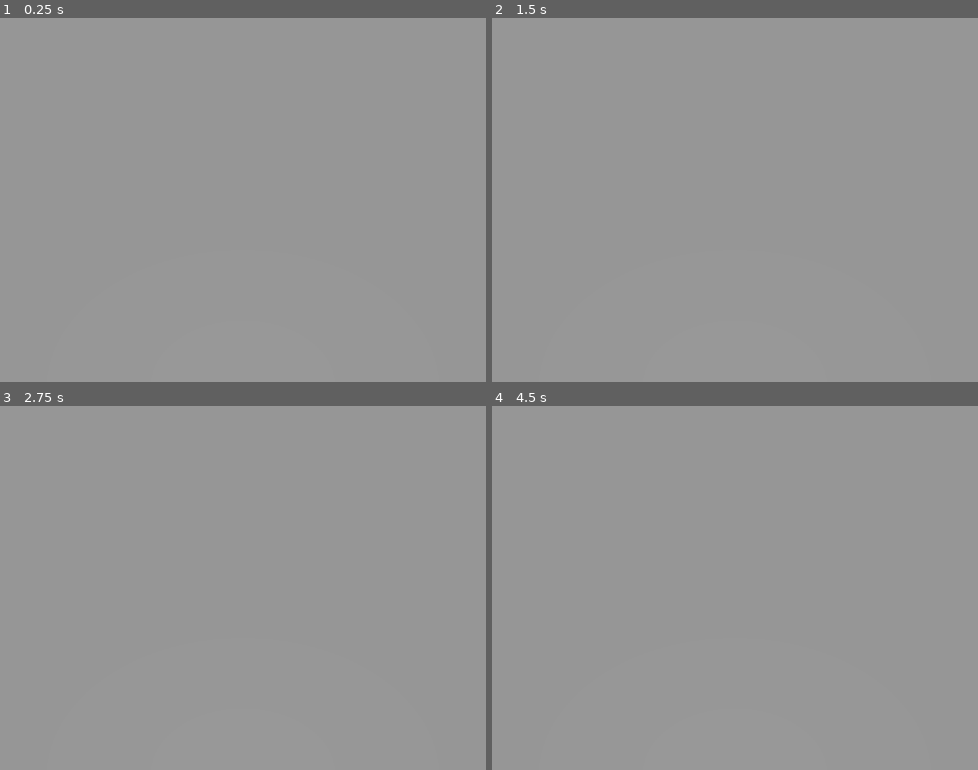
Above: before the commit, frames 1-4 (two rows, left to right).
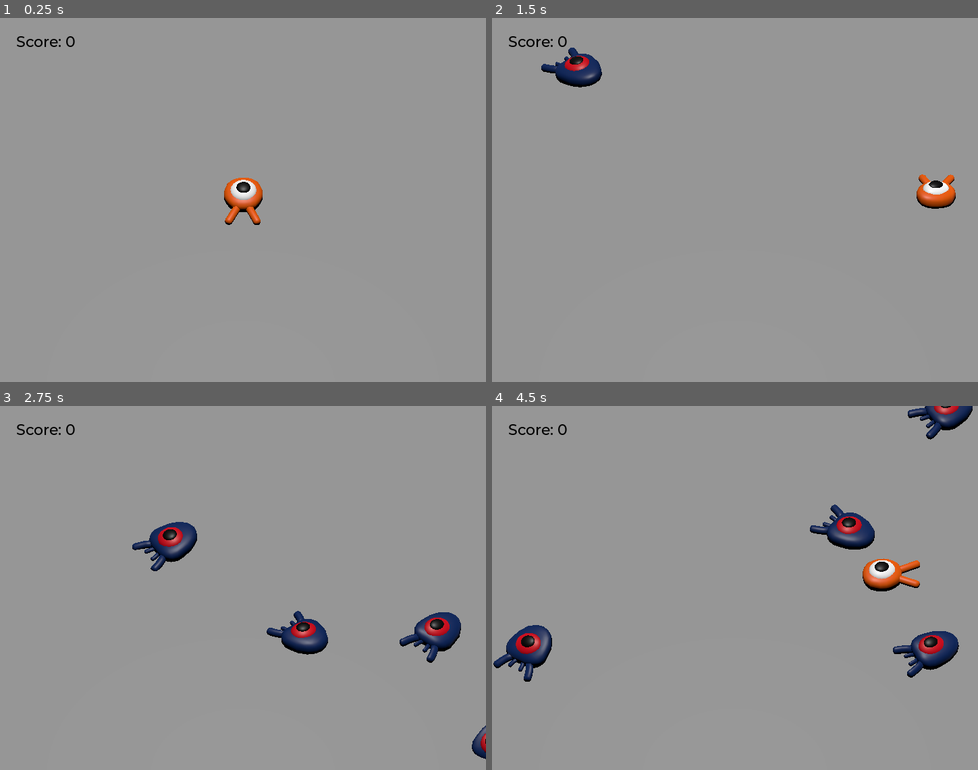
Above: after the commit, the same moments.

Repository: bsu-cs315/P3-Grigsby
Game: Godot game, scene res://main/main.tscn
Same seed, same stepped clock (60 frames per second), same inputs: the game is played once before the commit and once after it.
Inputs:
- Up to frame 1 (0.25 s): no input
- Up to frame 2 (1.5 s): tap Enter (ui_accept) at 0.5 s; hold Right (move_right) 0.53-1.28 s; hold Enter (ui_accept) 0.53-1.28 s; tap Space (jump) at 0.77, 0.8, 1.07, 1.35 s; hold Down (move_backward) from 1.28 s (still down)
- Up to frame 3 (2.75 s): tap Space (jump) at 1.52, 1.82, 2.3 s; tap Enter (ui_accept) at 1.55 s; release Down (move_backward) at 2.03 s; hold Right (move_right) from 2.03 s (still down); hold Enter (ui_accept) from 2.03 s (still down)
- Up to frame 4 (4.5 s): release Right (move_right) at 2.78 s; release Enter (ui_accept) at 2.78 s; hold Up (move_forward) 2.78-3.53 s; tap Enter (ui_accept) at 2.85, 4.35 s; tap Space (jump) at 3.02, 3.32, 3.6, 3.77, 4.07 s; hold Left (move_left) from 3.53 s (still down)

The runs differ from the first frame. In frame 1, 0.9% of the frame differs, in the area x 3-55%, y 5-57%; in frame 2, 1.5%; in frame 3, 3.1%; in frame 4, 4.5%, in the area x 0-99%, y 0-76%.

Commit message:
Fixed animations

Diff:
--- a/squash_the_creeps_start_1.1.0/main/main.gd
+++ b/squash_the_creeps_start_1.1.0/main/main.gd
@@ -5,7 +5,7 @@
 
 # Called when the node enters the scene tree for the first time.
 func _ready():
-	pass # Replace with function body.
+	$UserInterface/Retry.hide()
 
 
 # Called every frame. 'delta' is the elapsed time since the previous frame.
@@ -21,6 +21,13 @@
 	var player_position = $Player.position
 	mob.initialize(mob_spawn_location.position, player_position)
 	add_child(mob)
+	mob.squashed.connect($UserInterface/ScoreLabel._on_mob_squashed.bind())
 
 func _on_player_hit():
 	$MobTimer.stop()
+	$UserInterface/Retry.show()
+
+func _unhandled_input(event):
+	if event.is_action_pressed("ui_accept") and $UserInterface/Retry.visible:
+		# This restarts the current scene.
+		get_tree().reload_current_scene()
--- a/squash_the_creeps_start_1.1.0/main/main.tscn
+++ b/squash_the_creeps_start_1.1.0/main/main.tscn
@@ -1,8 +1,10 @@
-[gd_scene load_steps=9 format=3 uid="uid://b6mrs61dxcda4"]
+[gd_scene load_steps=12 format=3 uid="uid://b6mrs61dxcda4"]
 
 [ext_resource type="Script" path="res://main/main.gd" id="1_fnopa"]
 [ext_resource type="PackedScene" uid="uid://bn4f4hrufjqea" path="res://player/player.tscn" id="1_ujgql"]
 [ext_resource type="PackedScene" uid="uid://ddrxxcye6ajjt" path="res://mob/mob.tscn" id="3_26dwc"]
+[ext_resource type="FontFile" uid="uid://lpdfbfhbko7m" path="res://fonts/Montserrat-Medium.ttf" id="4_nyt0e"]
+[ext_resource type="Script" path="res://main/ScoreLabel.gd" id="5_8ispb"]
 
 [sub_resource type="BoxShape3D" id="BoxShape3D_rvlrg"]
 size = Vector3(60, 2, 60)
@@ -22,6 +24,10 @@
 "tilts": PackedFloat32Array(0, 0, 0, 0, 0)
 }
 point_count = 5
+
+[sub_resource type="Theme" id="Theme_xxy45"]
+default_font = ExtResource("4_nyt0e")
+default_font_size = 22
 
 [node name="Main" type="Node"]
 script = ExtResource("1_fnopa")
@@ -78,11 +84,54 @@
 curve = SubResource("Curve3D_ajl01")
 
 [node name="SpawnLocation" type="PathFollow3D" parent="SpawnPath"]
-transform = Transform3D(-0.999999, -1.89646e-06, 0.00144139, 1.7053e-13, 0.999999, 0.00131572, -0.00144139, 0.00131571, -0.999998, -14.0319, 0.0185547, -13.9002)
+transform = Transform3D(-0.999999, -1.89709e-06, 0.00144187, 5.68434e-14, 0.999999, 0.00131571, -0.00144187, 0.00131571, -0.999998, -14.0319, 0.0185547, -13.9002)
 
 [node name="MobTimer" type="Timer" parent="."]
 wait_time = 0.5
 autostart = true
 
+[node name="UserInterface" type="Control" parent="."]
+layout_mode = 3
+anchors_preset = 15
+anchor_right = 1.0
+anchor_bottom = 1.0
+grow_horizontal = 2
+grow_vertical = 2
+theme = SubResource("Theme_xxy45")
+
+[node name="ScoreLabel" type="Label" parent="UserInterface"]
+layout_mode = 0
+offset_left = 24.0
+offset_top = 21.0
+offset_right = 85.0
+offset_bottom = 47.0
+theme_override_colors/font_color = Color(0, 0, 0, 1)
+text = "Score: 0"
+script = ExtResource("5_8ispb")
+
+[node name="Retry" type="ColorRect" parent="UserInterface"]
+layout_mode = 1
+anchors_preset = 15
+anchor_right = 1.0
+anchor_bottom = 1.0
+grow_horizontal = 2
+grow_vertical = 2
+color = Color(0.0470588, 0.0470588, 0.0470588, 0.352941)
+
+[node name="Label" type="Label" parent="UserInterface/Retry"]
+layout_mode = 1
+anchors_preset = 8
+anchor_left = 0.5
+anchor_top = 0.5
+anchor_right = 0.5
+anchor_bottom = 0.5
+offset_left = -110.0
+offset_top = -15.5
+offset_right = 110.0
+offset_bottom = 15.5
+grow_horizontal = 2
+grow_vertical = 2
+text = "Press Enter to Retry"
+
 [connection signal="hit" from="Player" to="." method="_on_player_hit"]
 [connection signal="timeout" from="MobTimer" to="." method="_on_mob_timer_timeout"]
--- a/squash_the_creeps_start_1.1.0/mob/mob.gd
+++ b/squash_the_creeps_start_1.1.0/mob/mob.gd
@@ -26,6 +26,7 @@
 	# We then rotate the velocity vector based on the mob's Y rotation
 	# in order to move in the direction the mob is looking.
 	velocity = velocity.rotated(Vector3.UP, rotation.y)
+	$AnimationPlayer.speed_scale = random_speed / min_speed
 
 func _on_visible_on_screen_notifier_3d_screen_exited():
 	queue_free()
--- a/squash_the_creeps_start_1.1.0/mob/mob.tscn
+++ b/squash_the_creeps_start_1.1.0/mob/mob.tscn
@@ -6,14 +6,48 @@
 [sub_resource type="BoxShape3D" id="BoxShape3D_bnihj"]
 size = Vector3(2.25253, 1.25035, 3.2929)
 
+[sub_resource type="Animation" id="Animation_iqr8n"]
+resource_name = "float"
+loop_mode = 1
+tracks/0/type = "value"
+tracks/0/imported = false
+tracks/0/enabled = true
+tracks/0/path = NodePath("Pivot/character:position")
+tracks/0/interp = 1
+tracks/0/loop_wrap = true
+tracks/0/keys = {
+"times": PackedFloat32Array(0.3, 0.7, 1.2),
+"transitions": PackedFloat32Array(0.42, 2.07, 1),
+"update": 0,
+"values": [Vector3(2.08165e-12, 2.08165e-12, 2.08165e-12), Vector3(2.08165e-12, 0.65, 2.08165e-12), Vector3(2.08165e-12, 0.35, 2.08165e-12)]
+}
+tracks/1/type = "value"
+tracks/1/imported = false
+tracks/1/enabled = true
+tracks/1/path = NodePath("Pivot/character:rotation")
+tracks/1/interp = 1
+tracks/1/loop_wrap = true
+tracks/1/keys = {
+"times": PackedFloat32Array(0.1, 0.5, 1.2),
+"transitions": PackedFloat32Array(0.42, 0.44, 1),
+"update": 0,
+"values": [Vector3(3.48787e-16, 3.48787e-16, 3.48787e-16), Vector3(0.139626, 3.48787e-16, 3.48787e-16), Vector3(-0.15708, 3.48787e-16, 3.48787e-16)]
+}
+
+[sub_resource type="AnimationLibrary" id="AnimationLibrary_yu4va"]
+_data = {
+"float": SubResource("Animation_iqr8n")
+}
+
 [node name="Mob" type="CharacterBody3D" groups=["mob"]]
+transform = Transform3D(1, -5.92926e-18, 5.94338e-18, 5.94338e-18, 0.999997, -0.00237925, -5.92926e-18, 0.00237925, 0.999997, 1.58589e-12, 0.495196, 1.58589e-12)
 collision_layer = 2
 collision_mask = 0
 script = ExtResource("1_m70qa")
 
 [node name="Pivot" type="Node3D" parent="."]
 
-[node name="mob" parent="Pivot" instance=ExtResource("1_11mo2")]
+[node name="character" parent="Pivot" instance=ExtResource("1_11mo2")]
 
 [node name="CollisionShape3D" type="CollisionShape3D" parent="."]
 transform = Transform3D(1, 0, 0, 0, 1, 0, 0, 0, 1, 0.00954491, 0.334062, 0.295883)
@@ -23,4 +57,10 @@
 transform = Transform3D(1, 0, 0, 0, 1, 0, 0, 0, 1, 0.0286331, 0.232153, 0.343607)
 aabb = AABB(-1.12627, -0.73569, -1.68463, 2.25253, 1.47138, 3.36926)
 
+[node name="AnimationPlayer" type="AnimationPlayer" parent="."]
+autoplay = "float"
+libraries = {
+"": SubResource("AnimationLibrary_yu4va")
+}
+
 [connection signal="screen_exited" from="VisibleOnScreenNotifier3D" to="." method="_on_visible_on_screen_notifier_3d_screen_exited"]
--- a/squash_the_creeps_start_1.1.0/player/player.gd
+++ b/squash_the_creeps_start_1.1.0/player/player.gd
@@ -31,6 +31,10 @@
 	if direction != Vector3.ZERO:
 		direction = direction.normalized()
 		$Pivot.look_at(position + direction, Vector3.UP)
+		$AnimationPlayer.speed_scale = 4
+	else:
+		$AnimationPlayer.speed_scale = 1
+	$Pivot.rotation.x = PI / 6 * velocity.y / jump_impulse
 
 	# Ground Velocity
 	target_velocity.x = direction.x * speed
--- a/squash_the_creeps_start_1.1.0/player/player.tscn
+++ b/squash_the_creeps_start_1.1.0/player/player.tscn
@@ -10,23 +10,94 @@
 height = 0.67052
 radius = 0.841717
 
+[sub_resource type="Animation" id="Animation_a76as"]
+length = 0.001
+tracks/0/type = "value"
+tracks/0/imported = false
+tracks/0/enabled = true
+tracks/0/path = NodePath("Pivot/character:position")
+tracks/0/interp = 1
+tracks/0/loop_wrap = true
+tracks/0/keys = {
+"times": PackedFloat32Array(0),
+"transitions": PackedFloat32Array(1),
+"update": 0,
+"values": [Vector3(0, 0, 0)]
+}
+tracks/1/type = "value"
+tracks/1/imported = false
+tracks/1/enabled = true
+tracks/1/path = NodePath("Pivot/character:rotation")
+tracks/1/interp = 1
+tracks/1/loop_wrap = true
+tracks/1/keys = {
+"times": PackedFloat32Array(0),
+"transitions": PackedFloat32Array(1),
+"update": 0,
+"values": [Vector3(0, 0, 0)]
+}
+
+[sub_resource type="Animation" id="Animation_1evdk"]
+resource_name = "float"
+length = 1.2
+loop_mode = 1
+tracks/0/type = "value"
+tracks/0/imported = false
+tracks/0/enabled = true
+tracks/0/path = NodePath("Pivot/character:position")
+tracks/0/interp = 1
+tracks/0/loop_wrap = true
+tracks/0/keys = {
+"times": PackedFloat32Array(0.3, 0.7, 1.2),
+"transitions": PackedFloat32Array(0.42, 2.07, 1),
+"update": 0,
+"values": [Vector3(2.08165e-12, 2.08165e-12, 2.08165e-12), Vector3(2.08165e-12, 0.65, 2.08165e-12), Vector3(2.08165e-12, 0.35, 2.08165e-12)]
+}
+tracks/1/type = "value"
+tracks/1/imported = false
+tracks/1/enabled = true
+tracks/1/path = NodePath("Pivot/character:rotation")
+tracks/1/interp = 1
+tracks/1/loop_wrap = true
+tracks/1/keys = {
+"times": PackedFloat32Array(0.1, 0.5, 1.2),
+"transitions": PackedFloat32Array(0.42, 0.44, 1),
+"update": 0,
+"values": [Vector3(3.48787e-16, 3.48787e-16, 3.48787e-16), Vector3(0.139626, 3.48787e-16, 3.48787e-16), Vector3(-0.15708, 3.48787e-16, 3.48787e-16)]
+}
+
+[sub_resource type="AnimationLibrary" id="AnimationLibrary_n0jkd"]
+_data = {
+"RESET": SubResource("Animation_a76as"),
+"float": SubResource("Animation_1evdk")
+}
+
 [node name="Player" type="CharacterBody3D"]
+transform = Transform3D(1, 0, 0, 0, 1, 0, 0, 0, 1, 2.08165e-12, 2.08165e-12, 2.08165e-12)
 collision_mask = 6
 script = ExtResource("1_i851a")
 
 [node name="Pivot" type="Node3D" parent="."]
+transform = Transform3D(1, 0, 0, 0, 1, 0, 0, 0, 1, 2.08165e-12, 0.3, 2.08165e-12)
 
-[node name="player" parent="Pivot" instance=ExtResource("1_lfqf2")]
+[node name="character" parent="Pivot" instance=ExtResource("1_lfqf2")]
 
 [node name="CollisionShape3D" type="CollisionShape3D" parent="."]
 transform = Transform3D(1, 0, 0, 0, 1, 0, 0, 0, 1, 2.08165e-12, 0.8, 2.08165e-12)
 shape = SubResource("SphereShape3D_wctv5")
 
 [node name="MobDetector" type="Area3D" parent="."]
+collision_mask = 6
 monitorable = false
 
 [node name="CollisionShape3D" type="CollisionShape3D" parent="MobDetector"]
-transform = Transform3D(1, 0, 0, 0, 1, 0, 0, 0, 1, 0.0142704, 0, -0.0427831)
+transform = Transform3D(1, 0, 0, 0, 1, 0, 0, 0, 1, 0.0142704, 0.688899, -0.0427831)
 shape = SubResource("CylinderShape3D_ervkj")
 
+[node name="AnimationPlayer" type="AnimationPlayer" parent="."]
+autoplay = "float"
+libraries = {
+"": SubResource("AnimationLibrary_n0jkd")
+}
+
 [connection signal="body_entered" from="MobDetector" to="." method="_on_mob_detector_body_entered"]
--- a/squash_the_creeps_start_1.1.0/project.godot
+++ b/squash_the_creeps_start_1.1.0/project.godot
@@ -14,6 +14,10 @@
 run/main_scene="res://main/main.tscn"
 config/features=PackedStringArray("4.1")
 config/icon="res://icon.png"
+
+[autoload]
+
+MusicPlayer="*res://Music/music_player.tscn"
 
 [display]
 
Not shown: 1 places in squash_the_creeps_start_1.1.0/Music/music_player.tscn that only renumber resources
Not shown: 1 places in squash_the_creeps_start_1.1.0/mob/mob.tscn that only renumber resources
Not shown: 1 places in squash_the_creeps_start_1.1.0/player/player.tscn that only renumber resources
